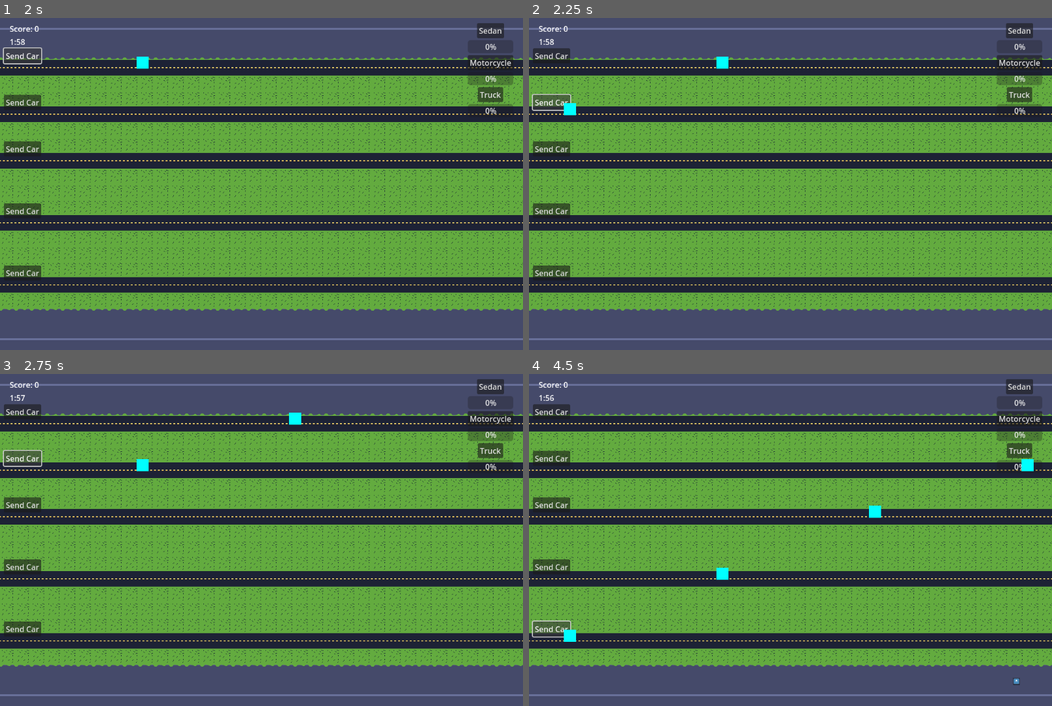
Above: before the commit, frames 1-4 (two rows, left to right).
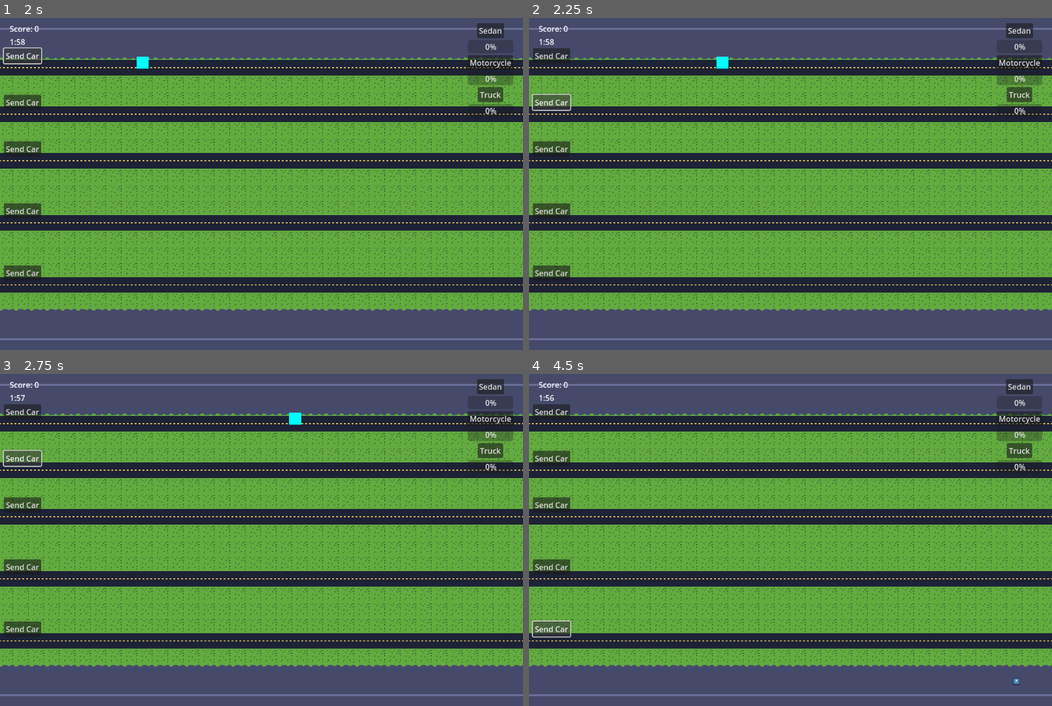
Above: after the commit, the same moments.

Repository: vaughnzaayer/RoadyCross
Game: Godot game, scene res://Scenes/Game.tscn
The game is run twice, just before and just after one commit, with the same random seed, the same clock (stepped at 60 frames per second) and the same inputs. The engine's default icon, where the game draws it, is replaced by a stand-in: a white triangle on a blue panel in a dark square.
Inputs:
- Up to frame 1 (2 s): click "Start" at 0.5 s; click "Send Car" at 1.25 s
- Up to frame 2 (2.25 s): click "Send Car" at 2 s
- Up to frame 3 (2.75 s): no input
- Up to frame 4 (4.5 s): click "Send Car" at 2.75 s; click "Send Car" at 3.5 s; click "Send Car" at 4.25 s

Frame 1 is identical in both runs. In frame 2, less than 0.1% of the frame differs, in the area x 6-9%, y 25-30%; in frame 3, less than 0.1%; in frame 4, 0.4%, in the area x 6-97%, y 25-81%.

Commit message:
Vehicle cooldown timers done, still need ui integration

Diff:
--- a/Scripts/CarSpawnButton.gd
+++ b/Scripts/CarSpawnButton.gd
@@ -17,13 +17,20 @@
 
 
 func _on_pressed():
-	var c
+	var c = null
 	match GameManager.currentCar:
 		GameManager.carSelection.SEDAN:
-			c = sedan.instantiate()
+			if GameManager.sedanAvailable:
+				c = sedan.instantiate()
+				GameManager.SedanCooldown()
 		GameManager.carSelection.MOTORCYCLE:
-			c = motorcycle.instantiate()
+			if GameManager.motorcycleAvailable:
+				c = motorcycle.instantiate()
+				GameManager.MotorcycleCooldown()
 		GameManager.carSelection.TRUCK:
-			c = truck.instantiate()
+			if GameManager.truckAvailable:
+				c = truck.instantiate()
+				GameManager.TruckCooldown()
+	if c == null: return
 	c.global_position.y += 30
 	add_child(c)
--- a/Scripts/GameManager.gd
+++ b/Scripts/GameManager.gd
@@ -3,7 +3,14 @@
 var score = 0
 var time = 120
 
+@export var sedanCdTime = 3.0
+@export var motorcycleCdTime = 1.5
+@export var truckCdTime = 7.5
+
 @onready var gameTimer = $Timer
+@onready var sedanCooldownTimer = $SedanCooldownTimer
+@onready var motorcycleCooldownTimer = $MotorcycleCooldownTimer
+@onready var truckCooldownTimer = $TruckCooldownTimer
 
 @onready var spawner = get_tree().get_root().get_node_or_null("Game/AnimalSpawner")
 @onready var UI = get_tree().get_root().get_node_or_null("Game/GameUI")
@@ -12,6 +19,9 @@
 var prevState
 
 var currentCar = carSelection.SEDAN
+var sedanAvailable = true
+var motorcycleAvailable = true
+var truckAvailable = true
 
 enum states {
 	IDLE,
@@ -30,6 +40,18 @@
 	gameTimer.timeout.connect(Callable(self, "GameTimeout"))
 	gameTimer.wait_time = time
 	gameTimer.one_shot = true
+
+	sedanCooldownTimer.timeout.connect(Callable(self, "SedanReady"))
+	sedanCooldownTimer.wait_time = sedanCdTime
+	sedanCooldownTimer.one_shot = true
+
+	motorcycleCooldownTimer.timeout.connect(Callable(self, "MotorcycleReady"))
+	motorcycleCooldownTimer.wait_time = motorcycleCdTime
+	motorcycleCooldownTimer.one_shot = true
+
+	truckCooldownTimer.timeout.connect(Callable(self, "TruckReady"))
+	truckCooldownTimer.wait_time = truckCdTime
+	truckCooldownTimer.one_shot = true
 
 	SaveData.Load()
 
@@ -102,3 +124,24 @@
 # ends the current active game
 func GameTimeout():
 	ChangeState(states.END)
+
+func SedanCooldown():
+	sedanAvailable = false
+	sedanCooldownTimer.start()
+
+func SedanReady():
+	sedanAvailable = true
+
+func MotorcycleCooldown():
+	motorcycleAvailable = false
+	motorcycleCooldownTimer.start()
+
+func MotorcycleReady():
+	motorcycleAvailable = true
+
+func TruckCooldown():
+	truckAvailable = false
+	truckCooldownTimer.start()
+
+func TruckReady():
+	truckAvailable = true
Not shown: 1 places in Scenes/Game.tscn that only renumber resources
